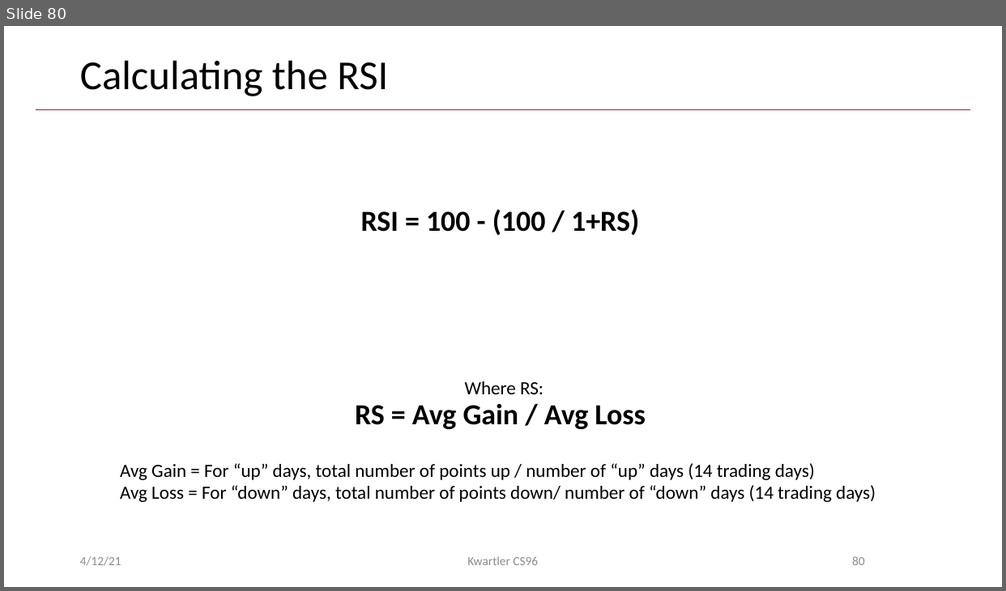
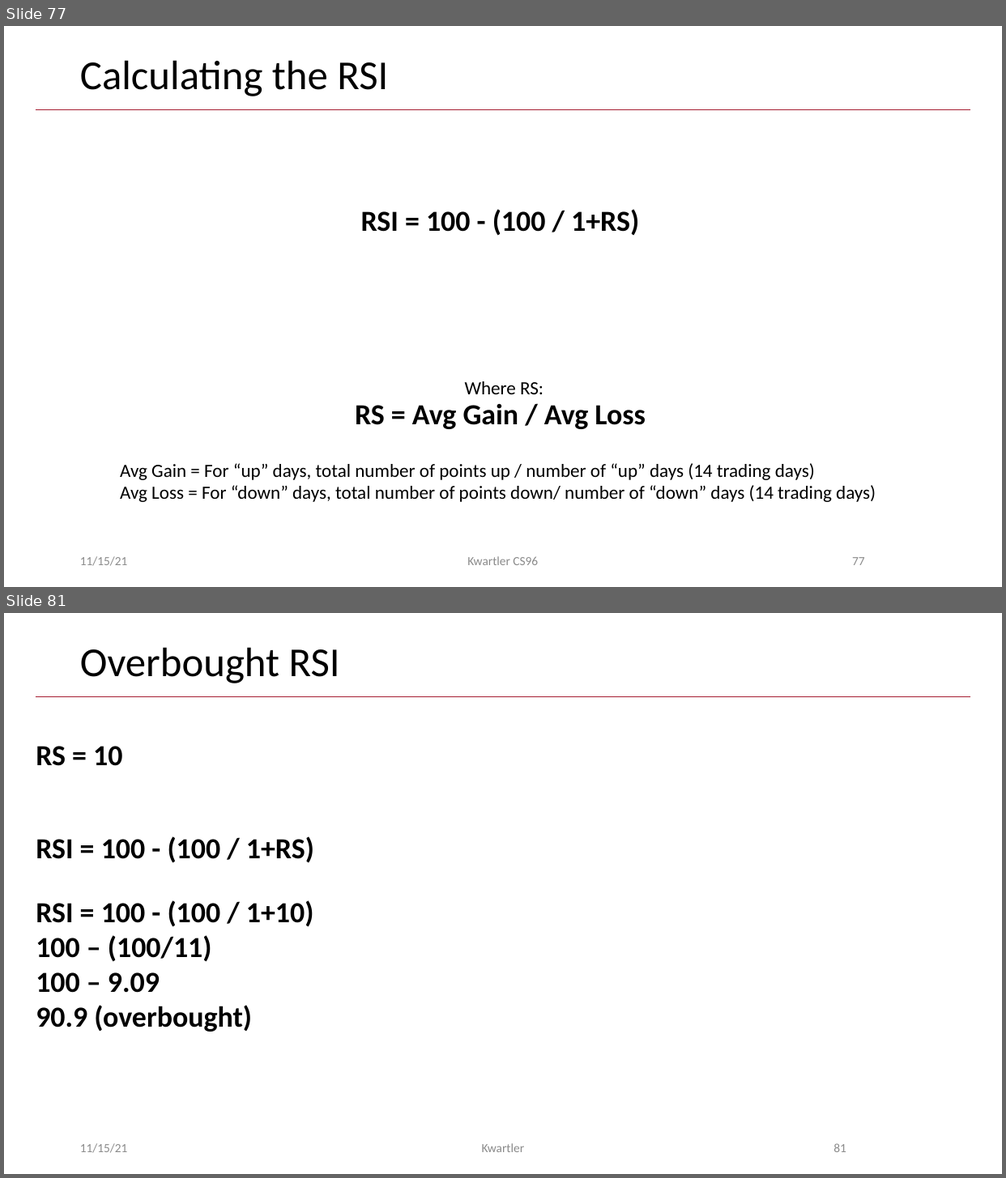
Before and after one commit to kwartler/Harvard_DataMining_Business_Student, a slide deck: Lessons/J_Equities/EquityTrading.pptx. Shown one above the other, each under a label of ours: slide 80 before the commit, slides 77 and 81 after it; the slides between them are not shown. The pictures are 1006x591 and 1006x1178 pixels, drawn with LibreOffice and Linux fonts; fonts in the diff are those of the drawing; background and template pictures are left out. Boxes give left, top, right and bottom in pixels: in the first picture for what was removed or moved away, otherwise in the second. Text is boxed around its words. In the diff, an @@ line names an element or a change of style, - is before the commit and + after.

```diff
--- a/Lessons/J_Equities/EquityTrading.pptx
+++ b/Lessons/J_Equities/EquityTrading.pptx
@@ slide 81 added at box(4, 613, 1002, 1174), background #FFFFFF; not listed: 1 template element that a slide beside it also shows @@
@@ title added at box(80, 647, 340, 683), 39.6 pt, text #000000 @@
+Overbought RSI
@@ text added at box(36, 746, 122, 766), 28 pt, text #000000, bold @@
+RS = 10
@@ text added at box(36, 837, 314, 863), 28 pt, text #000000, bold @@
+RSI = 100 - (100 / 1+RS)
@@ text added at box(36, 901, 314, 1032), 28 pt, text #000000, bold @@
+RSI = 100 - (100 / 1+10)
+100 – (100/11)
+100 – 9.09
+90.9 (overbought)
@@ text added at box(80, 1144, 128, 1153), 12 pt, text #8C8C8C @@
+11/15/21
@@ text added at box(482, 1144, 524, 1152), 12 pt, text #8C8C8C @@
+Kwartler
@@ page number added at box(833, 1144, 846, 1152), 12 pt, text #8C8C8C @@
+81
@@ what was slide 80 is now slide 77 @@
@@ slide 77 changed as well @@
@@ text at box(80, 557, 128, 566): text changed @@
-4/12/21
+11/15/21
@@ page number at box(852, 557, 865, 565): text changed @@
-80
+77
```
Also in this commit, not shown: 75 other slides changed, 5 other slides added, 3 slides removed, 4 other files.
